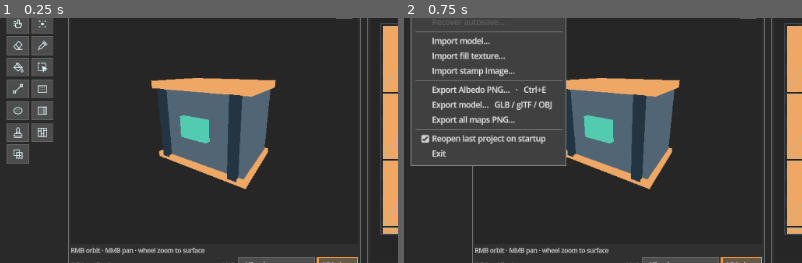
Above: before the commit, frames 1-2 (left to right).
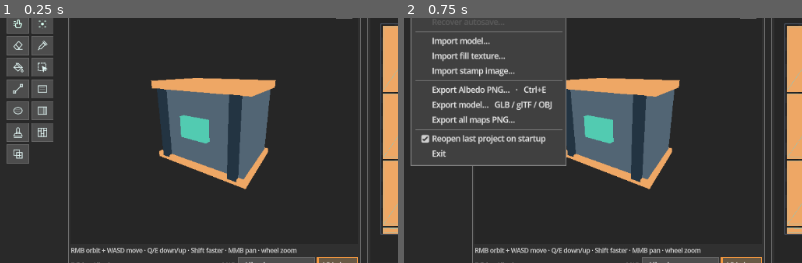
Above: after the commit, the same moments.

Repository: duasun/PixelTexturePainter
Game: Godot game, scene res://scenes/main_window.tscn
Two runs of this game, one before a commit and one after it. Both use one fixed random seed, a clock stepped at 60 frames per second and the inputs below.
Inputs:
- Up to frame 1 (0.25 s): no input
- Up to frame 2 (0.75 s): click "File" at 0.5 s
The pictures show only the part of the screen within x 0-50%, y 21-71%; the shares and areas given below are measured in that part.

The runs differ from the first frame. In frame 1, 0.7% of the frame differs, in the area x 25-75%, y 93-97%; in frame 2, 0.7%.

Commit message:
Add RMB-held WASD fly navigation in model view

Diff:
--- a/scenes/model_view.tscn
+++ b/scenes/model_view.tscn
@@ -89,6 +89,7 @@
 size_flags_vertical = 3
 stretch = true
 mouse_default_cursor_shape = 3
+focus_mode = 2
 [node name="Viewport" type="SubViewport" parent="Display"]
 handle_input_locally = false
 size = Vector2i(500,600)
@@ -143,5 +144,5 @@
 edit_alpha = false
 [node name="Navigation" type="Label" parent="."]
 layout_mode = 2
-text = "RMB orbit · MMB pan · wheel zoom to surface"
+text = "RMB orbit + WASD move · Q/E down/up · Shift faster · MMB pan · wheel zoom"
 theme_override_font_sizes/font_size = 11
--- a/tests/run_ui.gd
+++ b/tests/run_ui.gd
@@ -53,6 +53,99 @@
 		model_view._input_display(model_wheel)
 		check(model_view.distance > closest_distance, "Wheel down moves away from the surface")
 		model_view.frame_model()
+	var tool_before_navigation: String = scene.painter.tool
+	var orbit_press := InputEventMouseButton.new()
+	orbit_press.button_index = MOUSE_BUTTON_RIGHT
+	orbit_press.pressed = true
+	orbit_press.position = zoom_point
+	model_view._input_display(orbit_press)
+	check(model_view._orbit and model_view.display.has_focus(), "Right mouse hold activates 3D navigation focus")
+	var navigate := InputEventKey.new()
+	navigate.keycode = KEY_A
+	navigate.physical_keycode = KEY_A
+	navigate.pressed = true
+	var target_before_navigation: Vector3 = model_view.target
+	Input.parse_input_event(navigate)
+	await process_frame
+	model_view._process(0.05)
+	check(model_view.target != target_before_navigation and scene.painter.tool == tool_before_navigation, "RMB+A moves camera left without switching to Spray")
+	var release_a: InputEventKey = navigate.duplicate()
+	release_a.pressed = false
+	Input.parse_input_event(release_a)
+	await process_frame
+	var down_key := InputEventKey.new()
+	down_key.keycode = KEY_Q
+	down_key.physical_keycode = KEY_Q
+	down_key.pressed = true
+	model_view._input(down_key)
+	var height_before: float = model_view.target.y
+	model_view._process(0.05)
+	check(model_view.target.y < height_before, "RMB+Q moves down in world space")
+	down_key.pressed = false
+	model_view._input(down_key)
+	var up_key := InputEventKey.new()
+	up_key.keycode = KEY_E
+	up_key.physical_keycode = KEY_E
+	up_key.pressed = true
+	model_view._input(up_key)
+	height_before = model_view.target.y
+	model_view._process(0.05)
+	check(model_view.target.y > height_before, "RMB+E moves up in world space without selecting Eraser")
+	up_key.pressed = false
+	model_view._input(up_key)
+	var forward_key := InputEventKey.new()
+	forward_key.keycode = KEY_W
+	forward_key.physical_keycode = KEY_W
+	forward_key.pressed = true
+	model_view._input(forward_key)
+	var forward_start: Vector3 = model_view.target
+	var forward_direction: Vector3 = -model_view.camera.basis.z
+	model_view._process(0.02)
+	check((model_view.target - forward_start).dot(forward_direction) > 0.0, "RMB+W moves camera forward")
+	forward_key.pressed = false
+	model_view._input(forward_key)
+	var backward_key := InputEventKey.new()
+	backward_key.keycode = KEY_S
+	backward_key.physical_keycode = KEY_S
+	backward_key.pressed = true
+	model_view._input(backward_key)
+	var backward_start: Vector3 = model_view.target
+	model_view._process(0.02)
+	check((model_view.target - backward_start).dot(forward_direction) < 0.0, "RMB+S moves camera backward without selecting faces")
+	backward_key.pressed = false
+	model_view._input(backward_key)
+	var right_key := InputEventKey.new()
+	right_key.keycode = KEY_D
+	right_key.physical_keycode = KEY_D
+	right_key.pressed = true
+	model_view._input(right_key)
+	var origin: Vector3 = model_view.target
+	model_view._process(0.02)
+	var normal_step: float = model_view.target.distance_to(origin)
+	model_view.target = origin
+	model_view._update_camera()
+	var fast_key := InputEventKey.new()
+	fast_key.keycode = KEY_SHIFT
+	fast_key.physical_keycode = KEY_SHIFT
+	fast_key.pressed = true
+	model_view._input(fast_key)
+	model_view._process(0.02)
+	check(normal_step > 0.0 and model_view.target.distance_to(origin) > normal_step * 2.9, "Shift makes RMB+WASD navigation three times faster")
+	fast_key.pressed = false
+	model_view._input(fast_key)
+	orbit_press.pressed = false
+	model_view._input_display(orbit_press)
+	var stopped_at: Vector3 = model_view.target
+	model_view._process(0.05)
+	check(model_view.target == stopped_at and model_view._navigation_keys.is_empty(), "Releasing RMB stops camera movement immediately")
+	Input.parse_input_event(navigate.duplicate())
+	await process_frame
+	check(scene.painter.tool == "spray", "A still selects Spray when RMB is not held")
+	Input.parse_input_event(release_a.duplicate())
+	await process_frame
+	scene.get_node("%ToolBar").select(tool_before_navigation)
+	model_view.frame_model()
+	await process_frame
 	var bar = scene.get_node("%MenuBar")
 	var undo_button: Button = scene.model_view.get_node("Header/Undo")
 	var redo_button: Button = scene.model_view.get_node("Header/Redo")
--- a/ui/model_view.gd
+++ b/ui/model_view.gd
@@ -15,6 +15,8 @@
 var target := Vector3.ZERO
 var _orbit := false
 var _pan := false
+var _navigation_keys: Dictionary = {}
+var _navigation_fast := false
 var _painting := false
 var _gesture_candidate := false
 var interpolate_strokes := true
@@ -50,6 +52,51 @@
 	display.mouse_exited.connect(func(): hovered.emit({}))
 	_update_camera()
 
+func _notification(what: int) -> void:
+	if what == NOTIFICATION_APPLICATION_FOCUS_OUT:
+		_orbit = false
+		_navigation_keys.clear()
+		_navigation_fast = false
+
+func _input(event: InputEvent) -> void:
+	if event is InputEventMouseButton and event.button_index == MOUSE_BUTTON_RIGHT and not event.pressed:
+		_orbit = false
+		_navigation_keys.clear()
+		return
+	if not event is InputEventKey or event.echo: return
+	var key: int = event.physical_keycode if event.physical_keycode != KEY_NONE else event.keycode
+	if key == KEY_SHIFT:
+		_navigation_fast = event.pressed
+		if _orbit: get_viewport().set_input_as_handled()
+		return
+	if not key in [KEY_W, KEY_A, KEY_S, KEY_D, KEY_Q, KEY_E]: return
+	if not event.pressed:
+		_navigation_keys.erase(key)
+		if _orbit: get_viewport().set_input_as_handled()
+		return
+	if not _orbit or event.ctrl_pressed or event.alt_pressed or event.meta_pressed: return
+	_navigation_keys[key] = true
+	_navigation_fast = _navigation_fast or event.shift_pressed
+	get_viewport().set_input_as_handled()
+
+func _process(delta: float) -> void:
+	if not _orbit or _navigation_keys.is_empty(): return
+	var move := camera.basis.x * (int(_navigation_keys.has(KEY_D)) - int(_navigation_keys.has(KEY_A)))
+	move -= camera.basis.z * (int(_navigation_keys.has(KEY_W)) - int(_navigation_keys.has(KEY_S)))
+	move += Vector3.UP * (int(_navigation_keys.has(KEY_E)) - int(_navigation_keys.has(KEY_Q)))
+	if move.length_squared() < 0.0001: return
+	var model_extent := geometry.bounds.size.length() if geometry != null else 1.0
+	var speed := maxf(0.0005, maxf(distance * 0.45, model_extent * 0.003))
+	var step := move.normalized() * speed * (3.0 if _navigation_fast else 1.0) * minf(delta, 0.05)
+	if step.dot(-camera.basis.z) > 0.0:
+		var hit := _hit(display.size * 0.5)
+		if not hit.is_empty():
+			var clearance := maxf(camera.near * 4.0, model_extent * 0.0001)
+			var allowed := maxf(0.0, (hit.position - camera.position).dot(-camera.basis.z) - clearance)
+			step += camera.basis.z * maxf(0.0, step.dot(-camera.basis.z) - allowed)
+	target += step
+	_update_camera()
+
 func set_background_color(value: Color) -> void:
 	var opaque := Color(value.r, value.g, value.b)
 	world_environment.environment.background_color = opaque
@@ -174,6 +221,8 @@
 		hovered.emit(_hit(event.position))
 		if event.button_index == MOUSE_BUTTON_RIGHT:
 			_orbit = event.pressed
+			if event.pressed: display.grab_focus()
+			else: _navigation_keys.clear()
 		elif event.button_index == MOUSE_BUTTON_MIDDLE:
 			_pan = event.pressed
 		elif event.button_index == MOUSE_BUTTON_WHEEL_UP and event.pressed:
Not shown, changed: README.md
